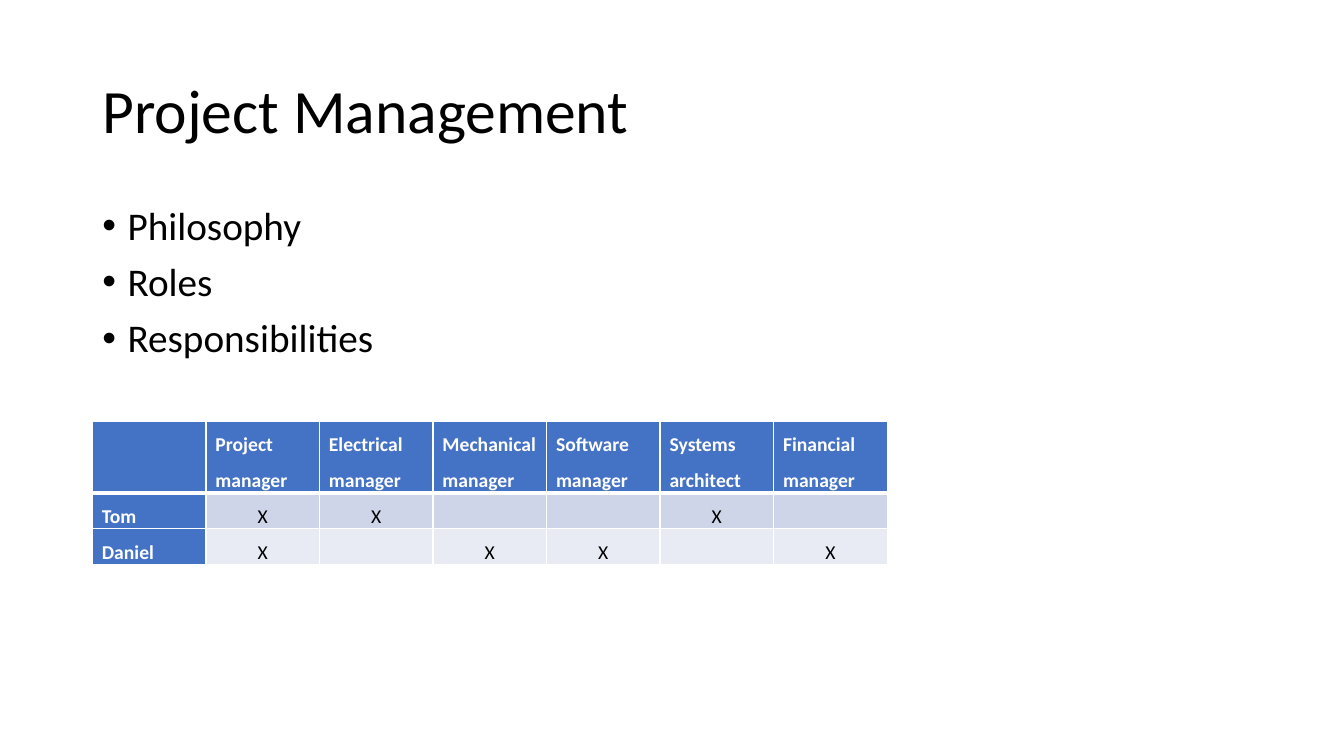
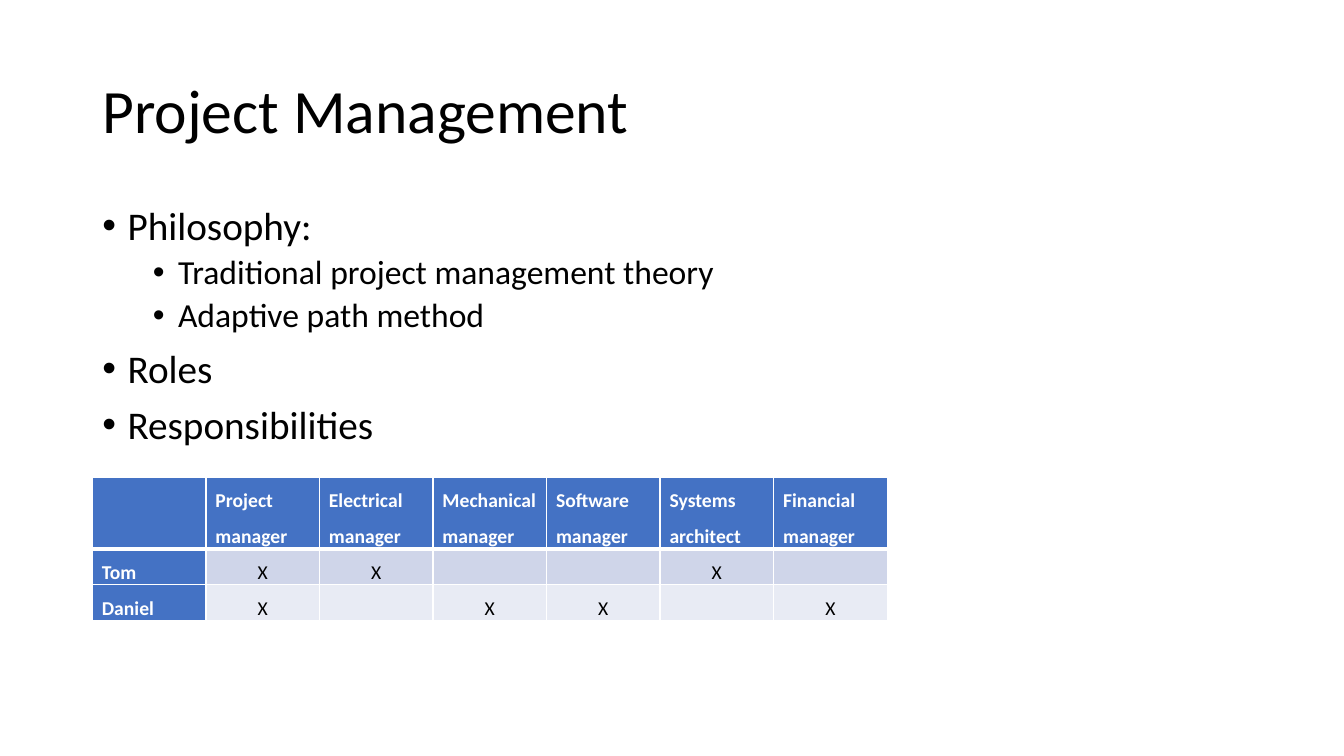
Before and after one commit to PROJ515/PROJ515-documentation, a slide deck: slide 9 of IP and exec plan presentation/IP-execc-plan-presentation.pptx (slide 6 before the commit). Drawn at 1344x756 pixels with LibreOffice and Linux fonts; fonts in the diff are those of the drawing. Boxes give left, top, right and bottom in pixels: in the first picture for what was removed or moved away, otherwise in the second. Text is boxed around its words. In the diff, an @@ line names an element or a change of style, - is before the commit and + after.

```diff
--- a/IP and exec plan presentation/IP-execc-plan-presentation.pptx
+++ b/IP and exec plan presentation/IP-execc-plan-presentation.pptx
@@ text at box(128, 212, 713, 333): text changed; size 28 to 24 pt @@
-• Philosophy
+• Philosophy:
+  • Traditional project management theory
+  • Adaptive path method
@@ table: place and size @@
-table at box(93, 421, 890, 569)
+table at box(93, 478, 890, 625)
```
Also in this commit, not shown: 2 other slides changed, 4 slides added, 1 slide removed, 1 other file.
